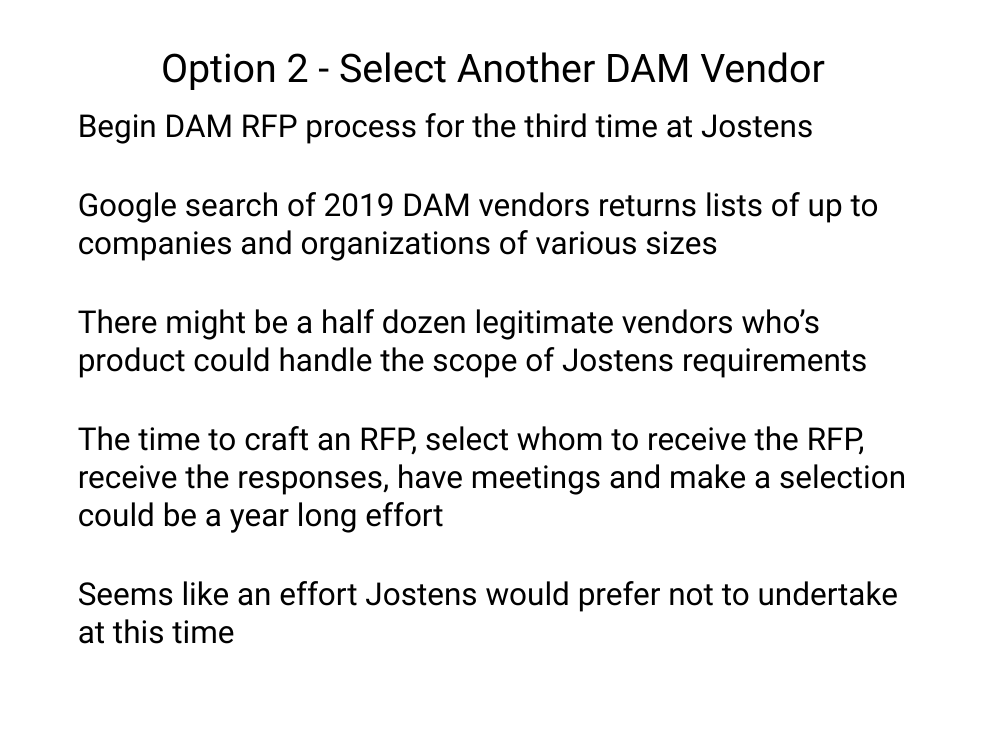
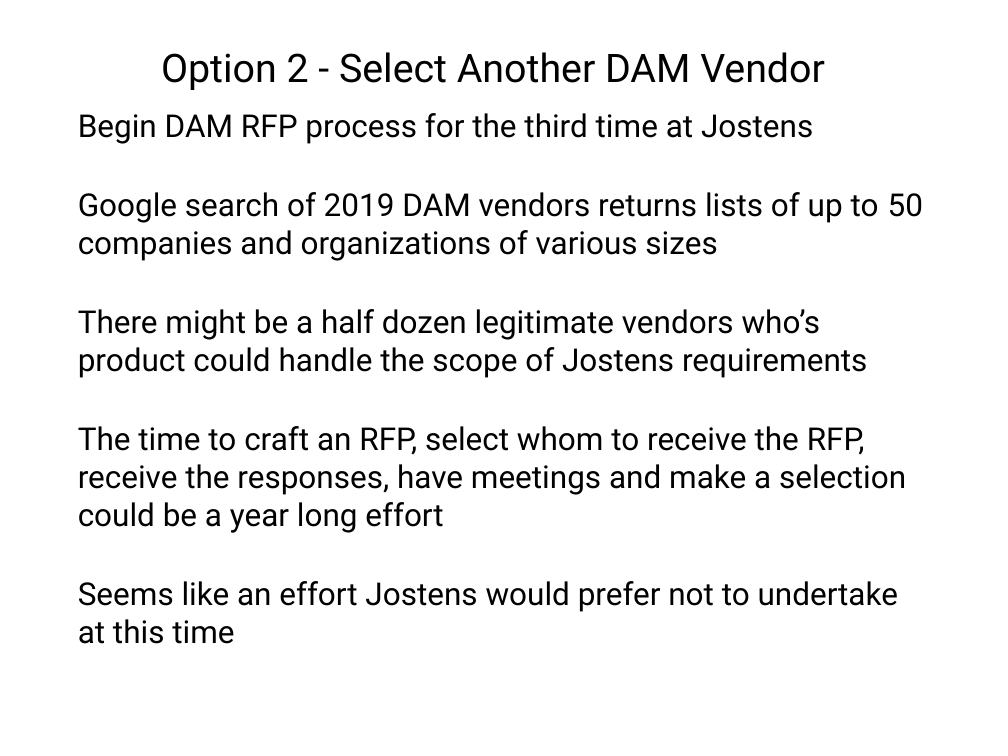
Before and after one commit to wshromoff/SOL, a slide deck: slide 7 of Files/Metadata_Groupings/Tables.pptx. Drawn at 1008x756 pixels with LibreOffice and Linux fonts; fonts in the diff are those of the drawing. Boxes give left, top, right and bottom in pixels: in the first picture for what was removed or moved away, otherwise in the second. Text is boxed around its words. In the diff, an @@ line names an element or a change of style, - is before the commit and + after.

```diff
--- a/Files/Metadata_Groupings/Tables.pptx
+++ b/Files/Metadata_Groupings/Tables.pptx
@@ text at bbox=[78, 192, 923, 261]: text changed @@
-Google search of 2019 DAM vendors returns lists of up to companies and organizations of various sizes
+Google search of 2019 DAM vendors returns lists of up to 50 companies and organizations of various sizes
```
Also in this commit, not shown: 9 other slides changed, 1 slide added, 2 other files.
